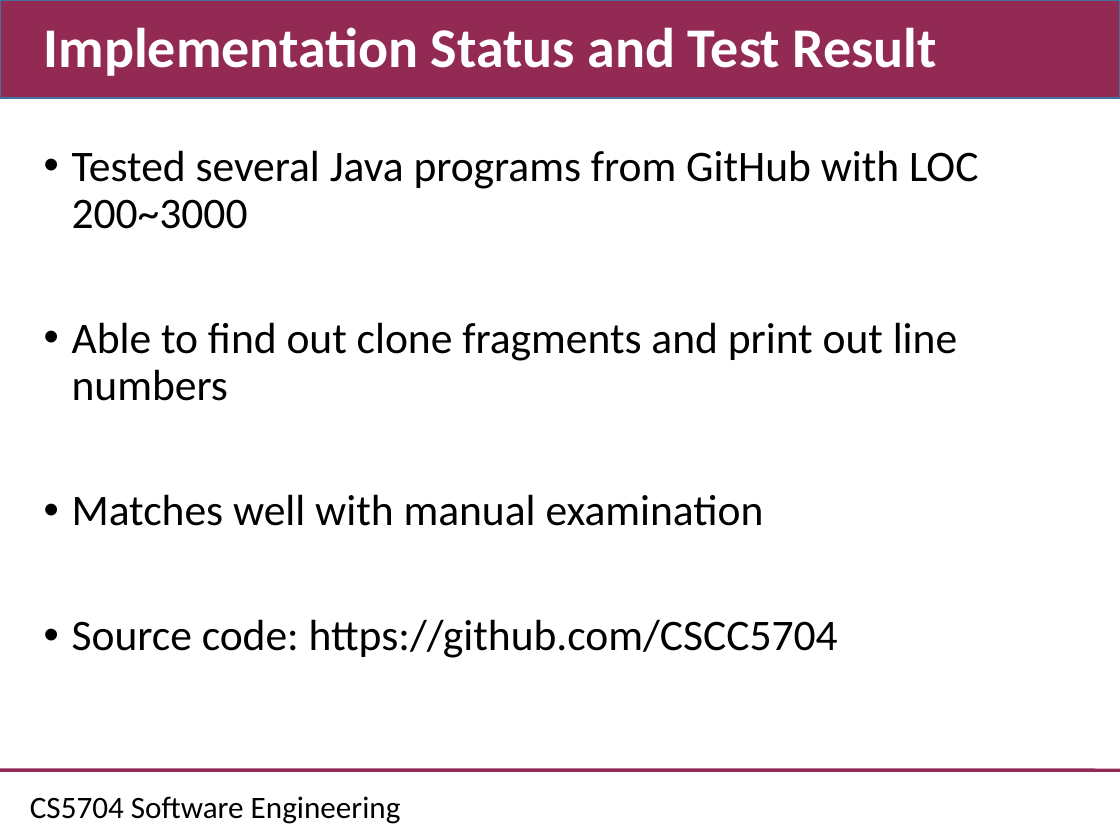
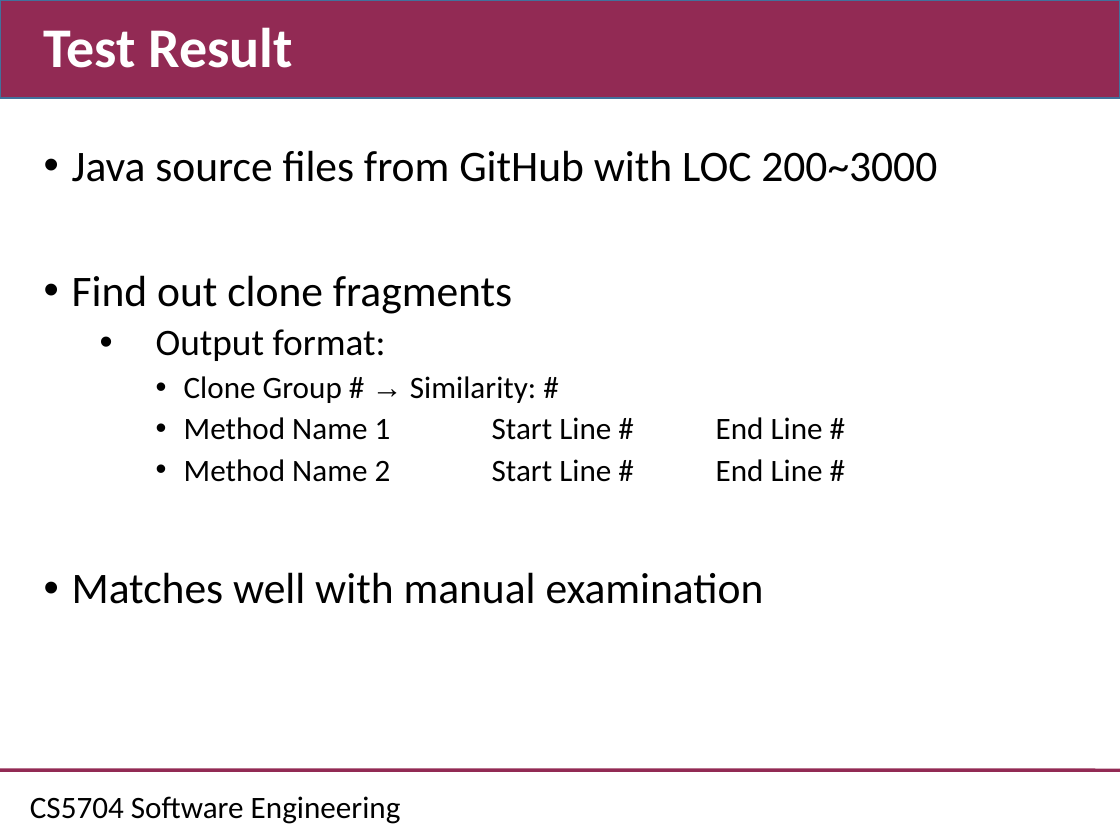
Before and after one commit to CSCC5704/Documents, a slide deck: slide 18 of CS5704_midpresentation.ppt (slide 11 before the commit). Drawn at 1120x840 pixels with LibreOffice and Linux fonts; fonts in the diff are those of the drawing; background and template pictures are left out. Boxes give left, top, right and bottom in pixels: in the first picture for what was removed or moved away, otherwise in the second. Text is boxed around its words. In the diff, an @@ line names an element or a change of style, - is before the commit and + after.

```diff
--- a/CS5704_midpresentation.ppt
+++ b/CS5704_midpresentation.ppt
@@ title at <box>44,27,293,68</box>: text changed @@
-Implementation Status and Test Result
+Test Result
@@ text at <box>72,150,937,482</box>: text changed; size 28 to 20 pt @@
-• Tested several Java programs from GitHub with LOC 200~3000
-• Able to find out clone fragments and print out line numbers
+• Java source files from GitHub with LOC 200~3000
+• Find out clone fragments
+  • Output format:
+    • Clone Group # → Similarity: #
+    • Method Name 1 Start Line # End Line #
+    • Method Name 2 Start Line # End Line #
@@ text at <box>72,619,838,658</box>: paragraph removed @@
-• Source code: https://github.com/CSCC5704
```
Also in this commit, not shown: 6 other slides changed, 15 slides added, 4 slides removed, 1 other file.
